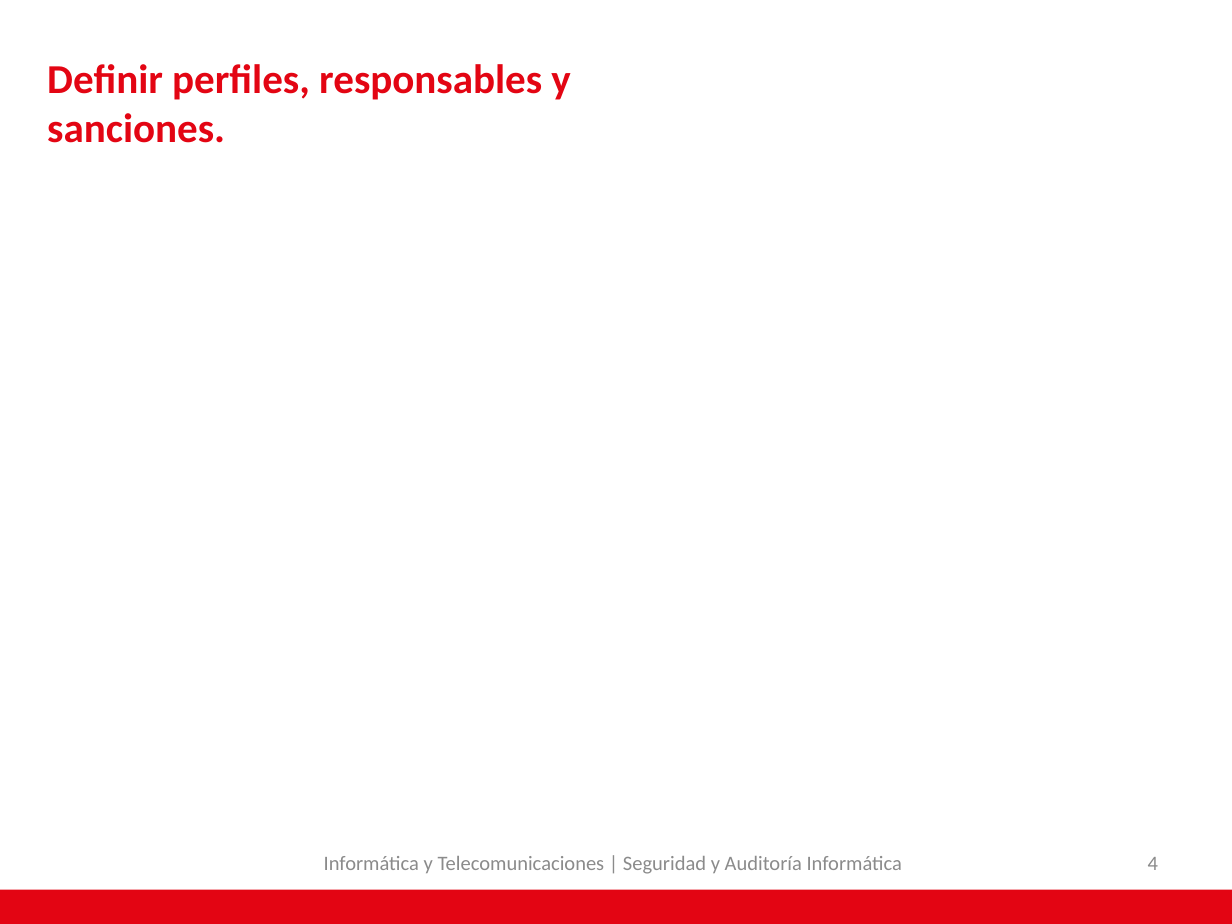
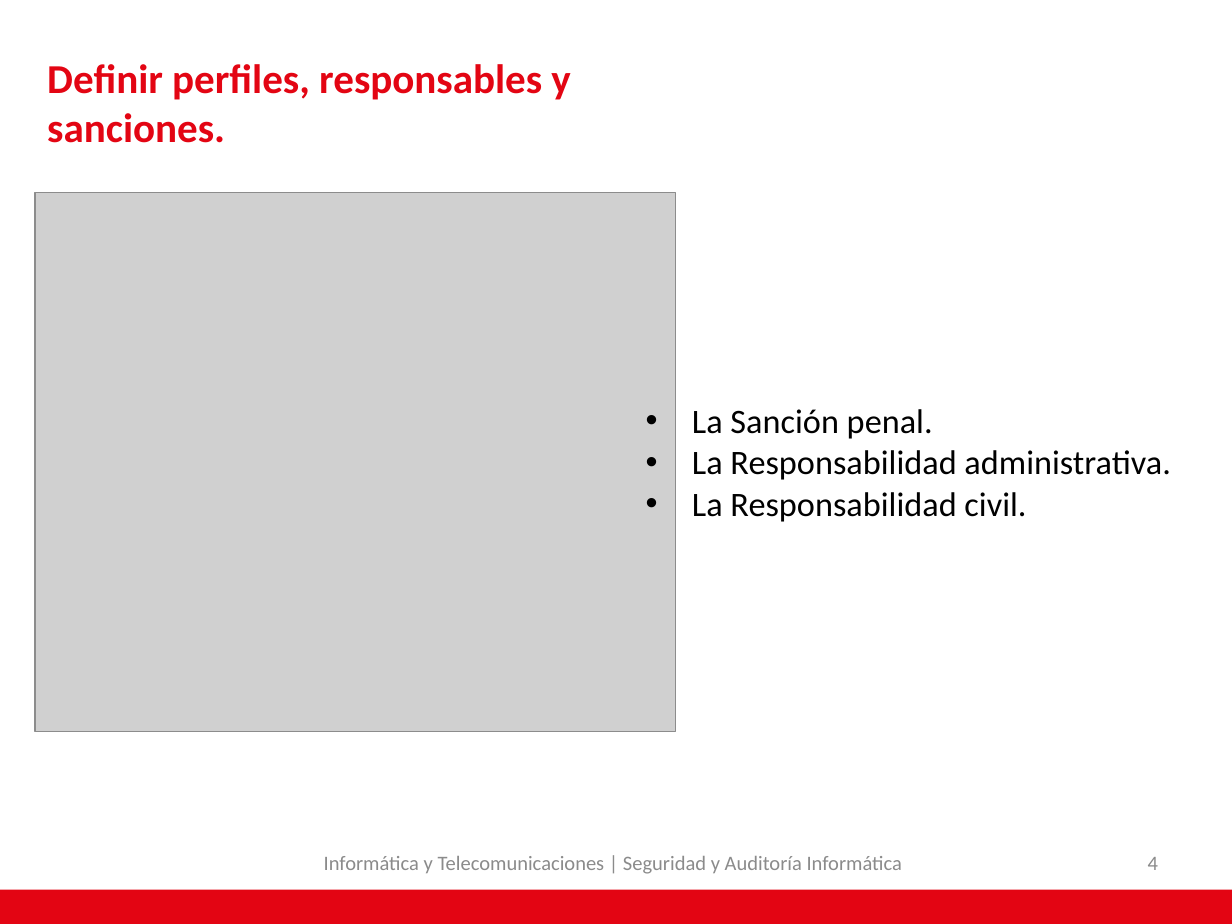
Before and after one commit to AdNNNN/inacap.2019, a slide deck: slide 4 of trabajos.inacap.2019/Seguridad y auditoria informática/Unidad 2/Problematica - Empresa JetBlack II.pptx. Drawn at 1232x924 pixels with LibreOffice and Linux fonts; fonts in the diff are those of the drawing; grey boxes stand for pictures; background and template pictures are left out. Boxes give left, top, right and bottom in pixels: in the first picture for what was removed or moved away, otherwise in the second. Text is boxed around its words. In the diff, an @@ line names an element or a change of style, - is before the commit and + after.

```diff
--- a/trabajos.inacap.2019/Seguridad y auditoria informática/Unidad 2/Problematica - Empresa JetBlack II.pptx
+++ b/trabajos.inacap.2019/Seguridad y auditoria informática/Unidad 2/Problematica - Empresa JetBlack II.pptx
@@ picture added at (34,192,675,732) @@
@@ text added at (692,409,1170,522), 20 pt, text #000000 @@
+• La Sanción penal.
+• La Responsabilidad administrativa.
+• La Responsabilidad civil.
```
Also in this commit, not shown: 1 slide added, 1 slide removed, 3 other files.
